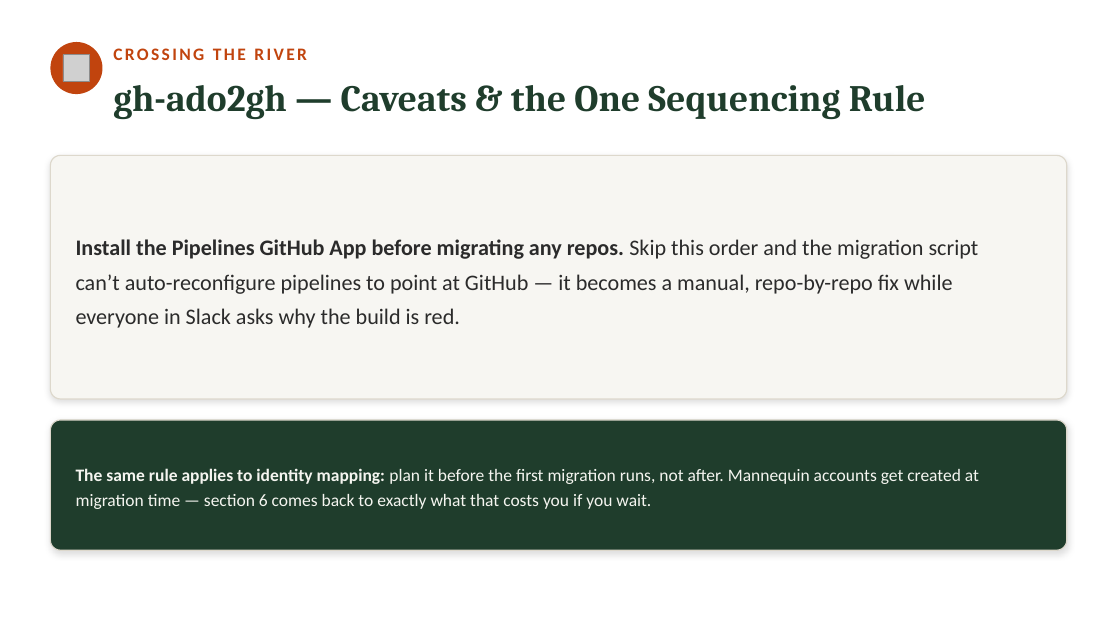
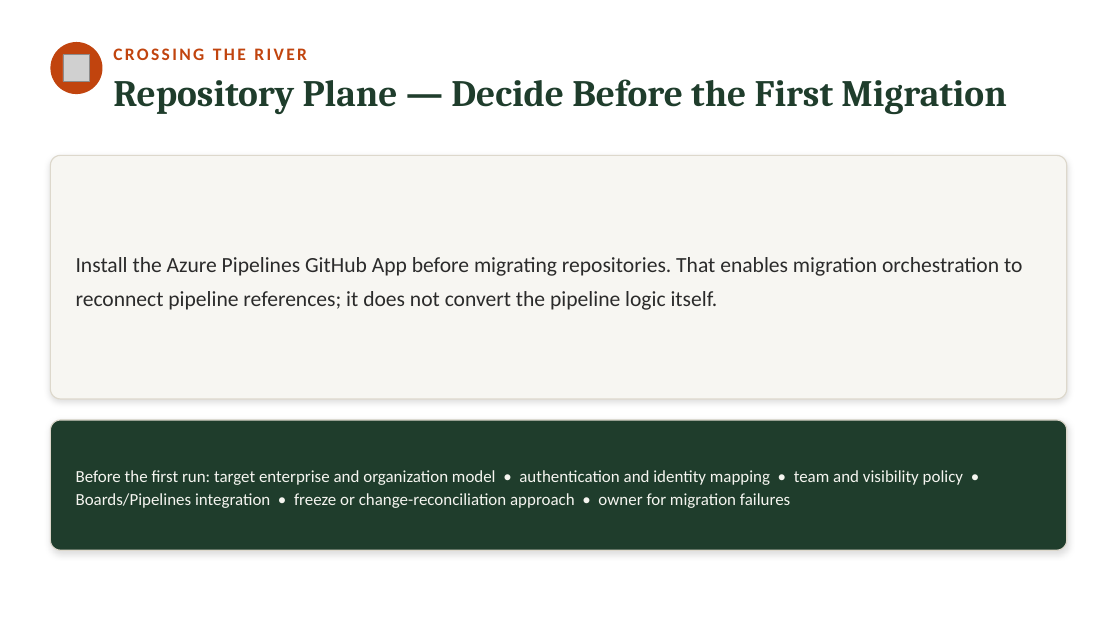
Before and after one commit to neumann1990/Azure_DevOps_To_GitHub, a slide deck: slide 23 of Claude outputs/azure-devops-to-github-the-great-migration-FULL-DECK.pptx (slide 24 before the commit). Drawn at 1120x630 pixels with LibreOffice and Linux fonts; fonts in the diff are those of the drawing; grey boxes stand for pictures. Boxes give left, top, right and bottom in pixels: in the first picture for what was removed or moved away, otherwise in the second. Text is boxed around its words. In the diff, an @@ line names an element or a change of style, - is before the commit and + after.

```diff
--- a/Claude outputs/azure-devops-to-github-the-great-migration-FULL-DECK.pptx
+++ b/Claude outputs/azure-devops-to-github-the-great-migration-FULL-DECK.pptx
@@ text at box(113, 79, 1006, 114): text changed @@
-gh-ado2gh — Caveats & the One Sequencing Rule
+Repository Plane — Decide Before the First Migration
@@ text "Repository Plane — Decide Before ..." at box(113, 79, 1006, 114): vertical alignment middle to top @@
@@ text at box(76, 257, 1022, 310): text changed; size 19 to 18.5 pt @@
-Install the Pipelines GitHub App before migrating any repos. Skip this order and the migration script can’t auto-reconfigure pipelines to point at GitHub — it becomes a manual, repo-by-repo fix while everyone in Slack asks why the build is red.
+Install the Azure Pipelines GitHub App before migrating repositories. That enables migration orchestration to reconnect pipeline references; it does not convert the pipeline logic itself.
@@ text at box(76, 470, 963, 508): text changed; size 15 to 14.5 pt @@
-The same rule applies to identity mapping: plan it before the first migration runs, not after. Mannequin accounts get created at migration time — section 6 comes back to exactly what that costs you if you wait.
+Before the first run: target enterprise and organization model • authentication and identity mapping • team and visibility policy • Boards/Pipelines integration • freeze or change-reconciliation approach • owner for migration failures
```
Also in this commit, not shown: 39 other slides changed, 6 slides added, 7 slides removed.
